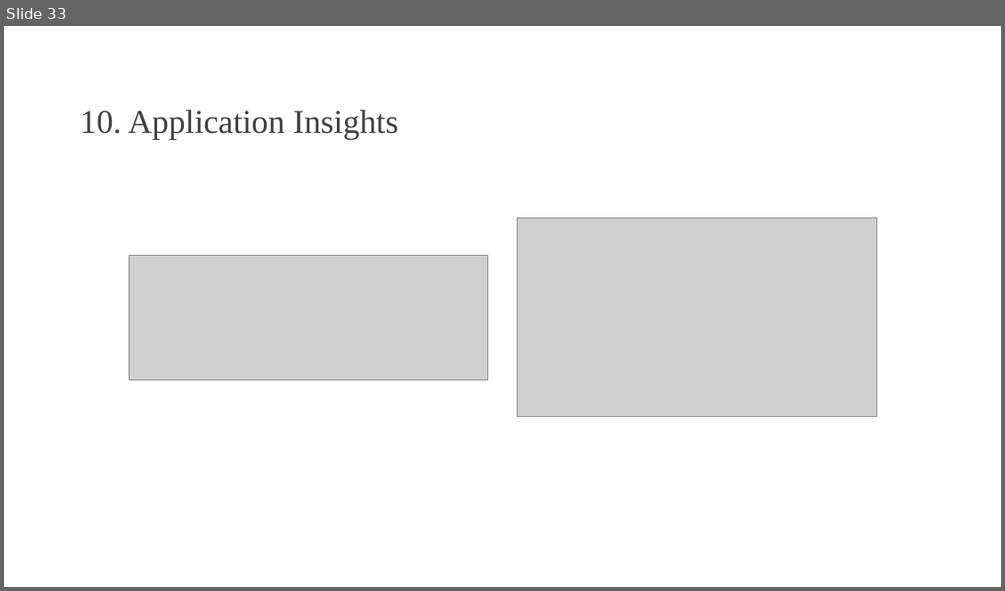
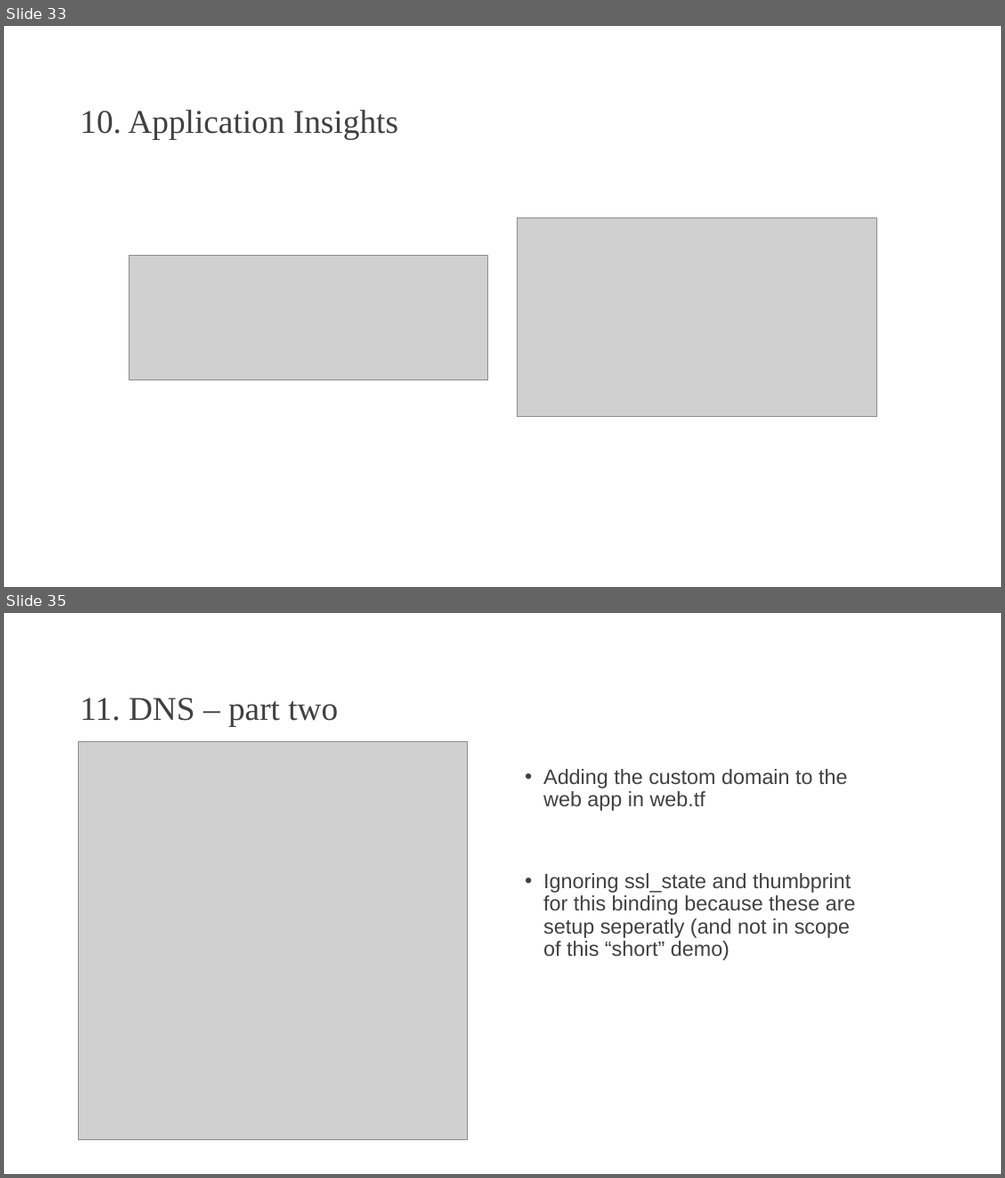
Before and after one commit to johnverbiest/Terraform101-KnowledgeShare, a slide deck: Terraform 101.pptx. Shown one above the other, each under a label of ours: slide 33 before the commit, slides 33 and 35 after it; the slides between them are not shown. The pictures are 1005x591 and 1005x1178 pixels, drawn with LibreOffice and Linux fonts; fonts in the diff are those of the drawing; grey boxes stand for pictures; background and template pictures are left out. Boxes give left, top, right and bottom in pixels: in the first picture for what was removed or moved away, otherwise in the second. Text is boxed around its words. In the diff, an @@ line names an element or a change of style, - is before the commit and + after.

```diff
--- a/Terraform 101.pptx
+++ b/Terraform 101.pptx
@@ slide 35 added at bbox=[4, 613, 1001, 1174], background picture (left out) @@
@@ title added at bbox=[80, 698, 338, 726], 32 pt, text #404040 @@
+11. DNS – part two
@@ picture added at bbox=[79, 741, 468, 1140] @@
@@ text added at bbox=[543, 769, 856, 960], 20 pt, text #404040 @@
+• Adding the custom domain to the web app in web.tf
+• Ignoring ssl_state and thumbprint for this binding because these are setup seperatly (and not in scope of this “short” demo)
```
Also in this commit, not shown: 1 slide changed, 2 other slides added, 2 other files.
